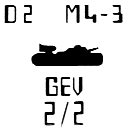
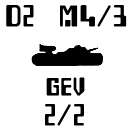
The second 130×130 image is a revision of the first. Changes to its layers:
added layer "M4/3" above "D2" over 60, 5, 127, 27
added layer "D2" above "2/2" over 6, 5, 34, 27
added layer "2/2" above "GEV" over 45, 104, 84, 126
added layer "GEV" above "Layer 1 copy" over 46, 77, 85, 96
added layer "Layer 1 copy" above "Layer 2" over 4, 5, 103, 118
hid "Layer 1" over 4, 5, 127, 128
